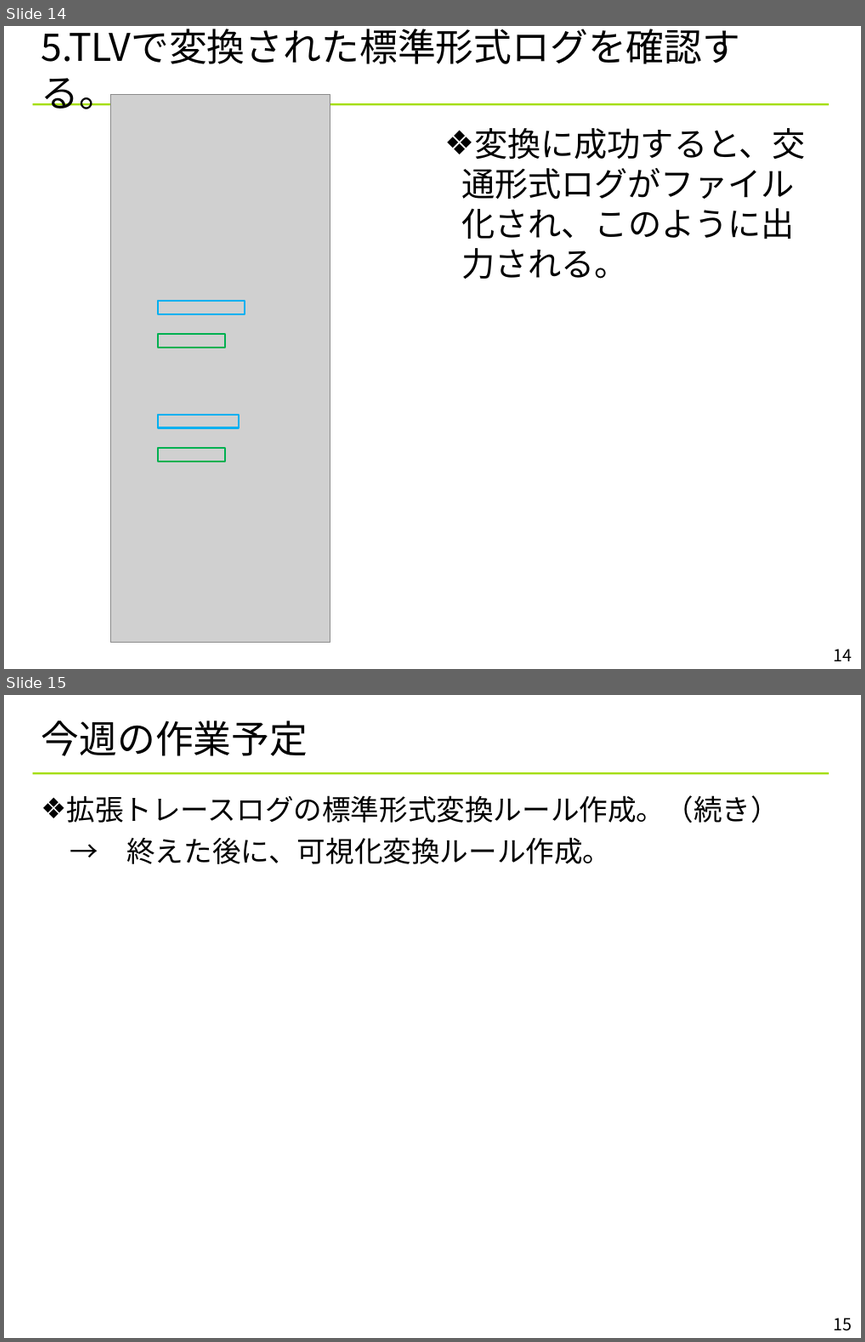
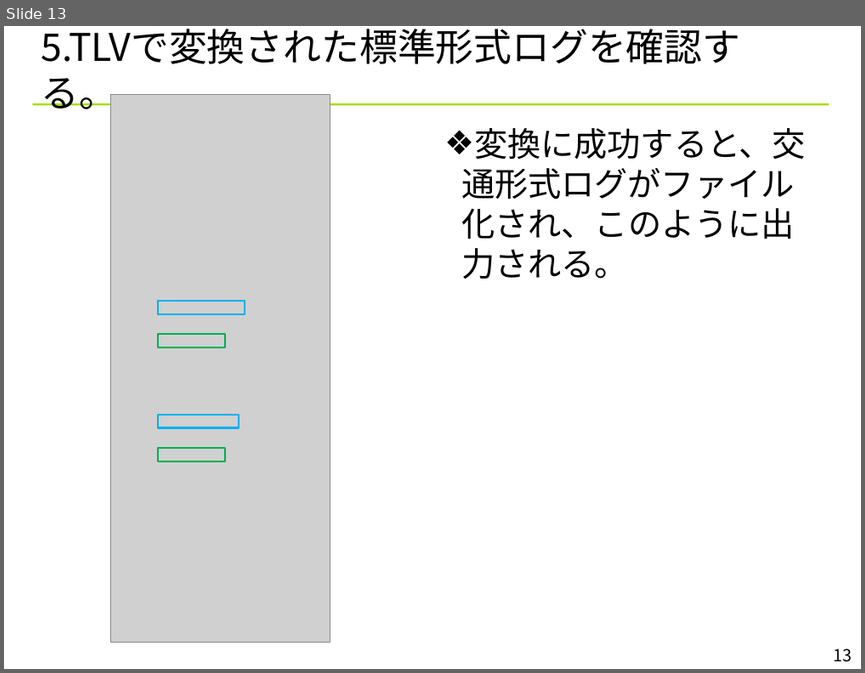
Before and after one commit to YixiaoLi/tlv4mc, a slide deck: doc/TLV_convert_rules.ppt. Shown one above the other, each under a label of ours: slides 14 and 15 before the commit, slide 13 after it. The pictures are 865x1342 and 865x673 pixels, drawn with LibreOffice and Linux fonts; fonts in the diff are those of the drawing; grey boxes stand for pictures; background and template pictures are left out. Boxes give left, top, right and bottom in pixels: in the first picture for what was removed or moved away, otherwise in the second. Text is boxed around its words. In the diff, an @@ line names an element or a change of style, - is before the commit and + after.

```diff
--- a/doc/TLV_convert_rules.ppt
+++ b/doc/TLV_convert_rules.ppt
@@ slide 15 removed at (x1=4, y1=695, x2=861, y2=1338), background #FFFFFF; not listed: 1 template element that a slide beside it also shows @@
@@ title removed at (x1=41, y1=721, x2=308, y2=756) @@
-今週の作業予定
@@ text removed at (x1=67, y1=795, x2=779, y2=864) @@
-❖ 拡張トレースログの標準形式変換ルール作成。（続き）
-→ 終えた後に、可視化変換ルール作成。
@@ page number removed at (x1=834, y1=1317, x2=852, y2=1331) @@
-15
@@ what was slide 14 is now slide 13 @@
@@ page number at (x1=834, y1=648, x2=852, y2=662): text changed @@
-14
+13
```
Also in this commit, not shown: 3 slides changed, 1 other slide removed, 5 other files.
